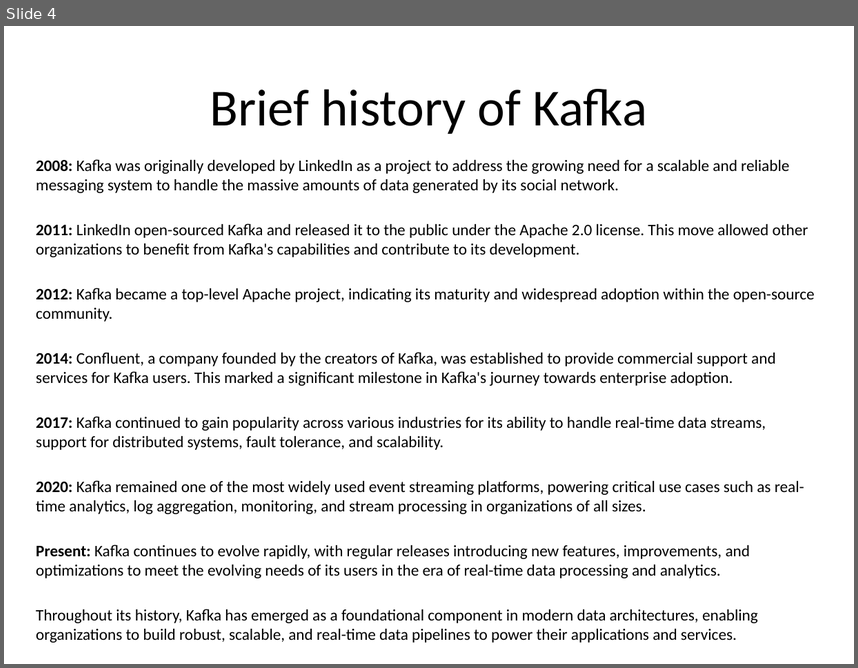
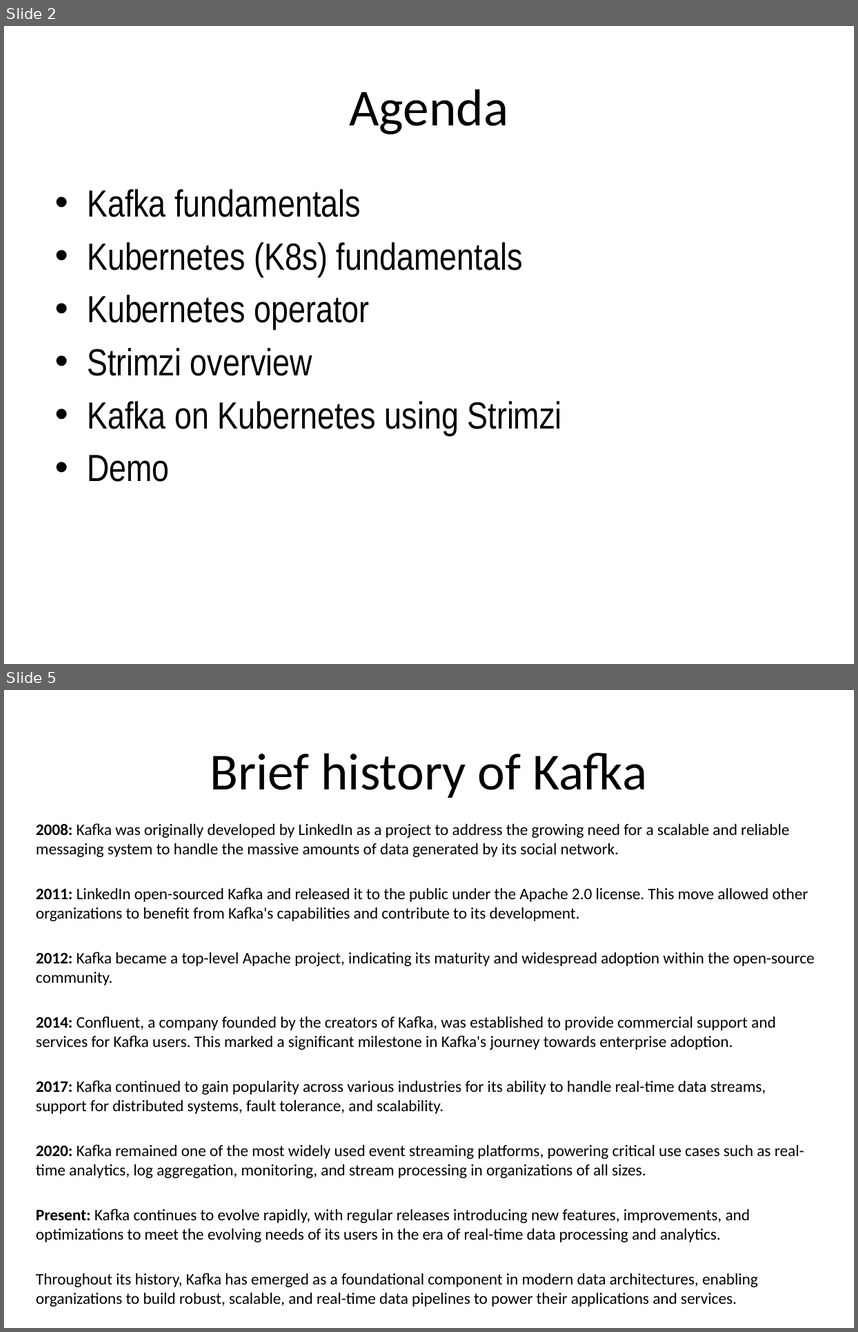
Before and after one commit to surjeetk/docs, a slide deck: Apache Kafka on Kubernetes.pptx. Shown one above the other, each under a label of ours: slide 4 before the commit, slides 2 and 5 after it; the slides between them are not shown. The pictures are 858x668 and 858x1332 pixels, drawn with LibreOffice and Linux fonts; fonts in the diff are those of the drawing. Boxes give left, top, right and bottom in pixels: in the first picture for what was removed or moved away, otherwise in the second. Text is boxed around its words. In the diff, an @@ line names an element or a change of style, - is before the commit and + after.

```diff
--- a/Apache Kafka on Kubernetes.pptx
+++ b/Apache Kafka on Kubernetes.pptx
@@ slide 2 added at bbox=[4, 26, 854, 664], background #FFFFFF @@
@@ title added at bbox=[349, 89, 508, 134], 44 pt, text #000000 @@
+Agenda
@@ text added at bbox=[87, 189, 562, 481], 32 pt, text #000000 @@
+• Kafka fundamentals
+• Kubernetes (K8s) fundamentals
+• Kubernetes operator
+• Strimzi overview
+• Kafka on Kubernetes using Strimzi
+• Demo
@@ what was slide 4 is now slide 5 @@
```
Also in this commit, not shown: 3 slides changed, 20 other slides added, 1 slide removed.
